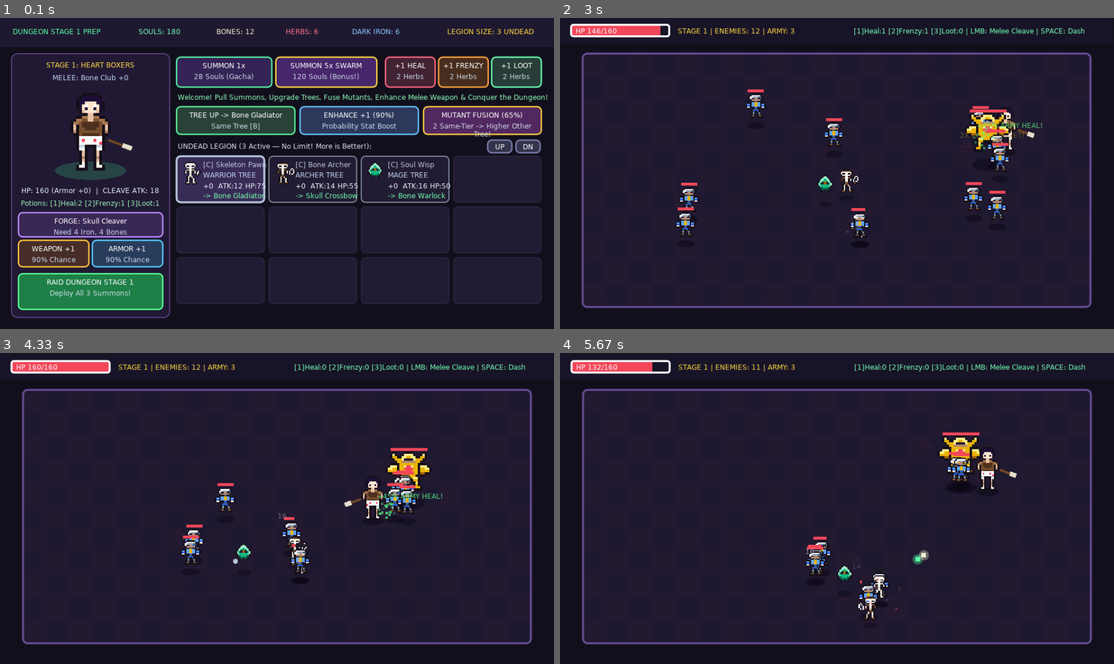
Above: before the commit, frames 1-4 (two rows, left to right).
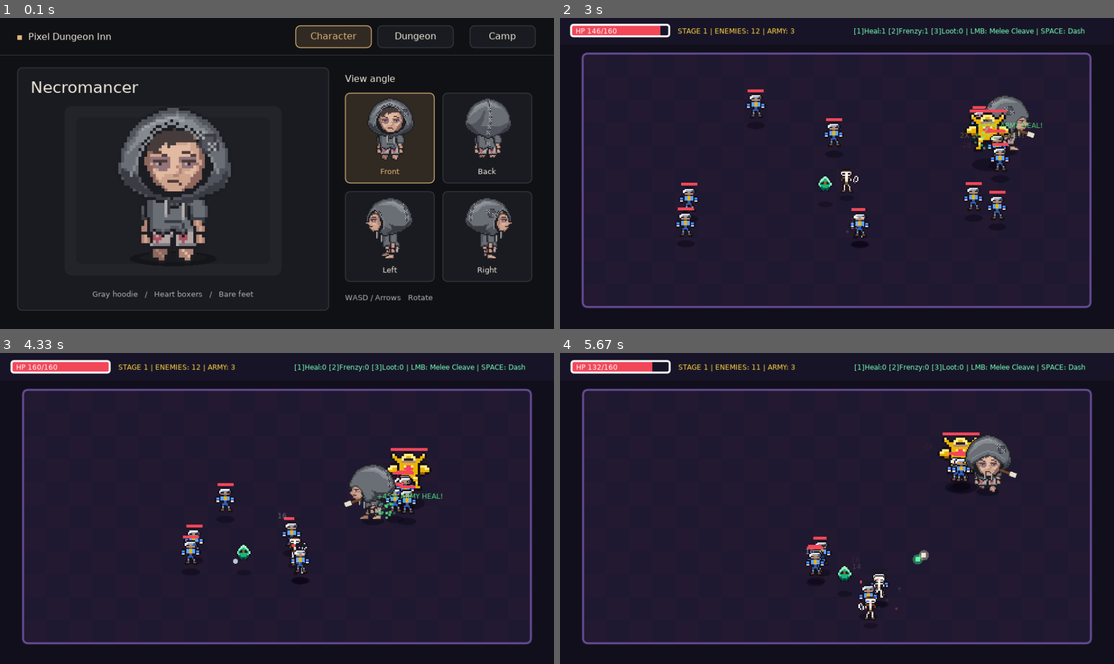
Above: after the commit, the same moments.

Repository: ohbahn85-cyber/pixel-dungeon-inn
Game: LÖVE game, started from game/main.lua
Two runs of this game, one before a commit and one after it. Both use one fixed random seed, a clock stepped at 60 frames per second and the inputs below.
Inputs (mouse positions are in pixels of both pictures, inside the frame that each line leads up to):
- Up to frame 1 (0.1 s): no input
- Up to frame 2 (3 s): tap Enter at 0.33 s; click (1064, 36) at 0.72 s, where only the run after the commit has a clickable "Camp"; click "RAID DUNGEON STAGE 1" at 1.05 s; hold Space 1.33-1.8 s; hold Right 1.33-1.8 s; move the mouse to (837, 192) at 1.37 s; hold D 1.83-2.3 s; hold Up 2.33-2.63 s; tap 3 at 2.48 s; hold D from 2.67 s (still down); tap 1 at 2.82 s
- Up to frame 3 (4.33 s): release D at 3.13 s; hold Left 3.17-3.7 s; tap 2 at 3.32 s; hold S 3.73-4.03 s; tap 3 at 3.88 s; hold Left from 4.07 s (still down); tap 1 at 4.22 s
- Up to frame 4 (5.67 s): release Left at 4.47 s; hold W 4.5-4.87 s; tap 2 at 4.65 s; hold Right 4.9-5.53 s; tap 3 at 5.05 s; hold S from 5.57 s (still down)

The runs differ from the first frame. In frame 1, 51% of the frame differs, in the area x 0-100%, y 0-97%; in frame 2, 0.6%; in frame 3, 0.9%; in frame 4, 0.9%.

Commit message:
Add starter character and four-direction dungeon walk preview

Diff:
--- /dev/null
+++ b/game/character_preview.lua
@@ -0,0 +1,274 @@
+local Starter = require("starter_character")
+local Preview = {}
+
+local lg = love.graphics
+local screen = "character"
+local portraitDirection = "down"
+local walker = { x = 240, y = 175, direction = "down", frame = 0, distance = 0 }
+local preferredDirection = "down"
+local room, headingFont, labelFont, smallFont
+
+local width, height = 960, 540
+local roomBounds = { left = 58, top = 98, right = 422, bottom = 237 }
+local tabs = {
+    { id = "character", label = "Character", x = 512, width = 132 },
+    { id = "dungeon", label = "Dungeon", x = 654, width = 132 },
+    { id = "camp", label = "Camp", x = 814, width = 114 },
+}
+local views = {
+    { id = "down", label = "Front", x = 598, y = 130 },
+    { id = "up", label = "Back", x = 767, y = 130 },
+    { id = "left", label = "Left", x = 598, y = 301 },
+    { id = "right", label = "Right", x = 767, y = 301 },
+}
+local directionLabels = { down = "Down", up = "Up", left = "Left", right = "Right" }
+
+local color = {
+    background = { 0.064, 0.068, 0.082 },
+    surface = { 0.10, 0.106, 0.126 },
+    raised = { 0.135, 0.142, 0.166 },
+    line = { 0.217, 0.226, 0.258 },
+    selected = { 0.195, 0.167, 0.136 },
+    accent = { 0.88, 0.71, 0.48 },
+    text = { 0.94, 0.91, 0.86 },
+    muted = { 0.67, 0.69, 0.72 },
+}
+
+local function filled(tint, x, y, w, h, radius)
+    lg.setColor(tint)
+    lg.rectangle("fill", x, y, w, h, radius, radius)
+end
+
+local function panel(x, y, w, h, active)
+    filled(active and color.selected or color.surface, x, y, w, h, 8)
+    lg.setColor(active and color.accent or color.line)
+    lg.rectangle("line", x + 0.5, y + 0.5, w - 1, h - 1, 8, 8)
+end
+
+local function text(value, font, tint, x, y)
+    lg.setFont(font)
+    lg.setColor(tint)
+    lg.print(value, x, y)
+end
+
+local function centered(value, font, tint, x, y, w)
+    lg.setFont(font)
+    lg.setColor(tint)
+    lg.printf(value, x, y, w, "center")
+end
+
+local function inside(x, y, left, top, w, h)
+    return x >= left and x < left + w and y >= top and y < top + h
+end
+
+local function buildRoom()
+    local previousCanvas = lg.getCanvas()
+    lg.setCanvas(room)
+    lg.clear(0.075, 0.074, 0.093, 1)
+    filled({ 0.12, 0.115, 0.136 }, 35, 41, 410, 211)
+    filled({ 0.23, 0.218, 0.238 }, 45, 42, 390, 40)
+    filled({ 0.167, 0.158, 0.184 }, 46, 81, 388, 164)
+
+    -- Staggered flagstones, with a small variation in texture and brightness.
+    lg.setScissor(46, 82, 388, 164)
+    for row = 0, 8 do
+        for col = -1, 12 do
+            local x = 46 + col * 36 + (row % 2) * 18
+            local y = 82 + row * 20
+            local variation = (col * 23 + row * 47) % 7 / 260
+            local base = 0.19 + variation
+            filled({ base, base - 0.012, base + 0.012 }, x, y, 35, 19)
+            filled({ base + 0.037, base + 0.026, base + 0.047 }, x + 1, y + 1, 33, 1)
+            filled({ base - 0.028, base - 0.038, base - 0.021 }, x + 2, y + 17, 32, 1)
+            if (row * 5 + col * 7) % 4 == 0 then
+                lg.setColor(base - 0.04, base - 0.05, base - 0.035)
+                lg.line(x + 19, y + 8, x + 24, y + 8, x + 26, y + 10, x + 29, y + 10)
+            end
+        end
+    end
+    lg.setScissor()
+
+    -- Dais, low masonry rails, and a closed doorway on the far wall.
+    filled({ 0.122, 0.113, 0.135 }, 45, 42, 390, 16)
+    for col = 0, 11 do
+        local x = 47 + col * 32
+        filled({ 0.281, 0.263, 0.286 }, x, 44, 30, 7)
+        filled({ 0.203, 0.192, 0.219 }, x, 53, 30, 23)
+        filled({ 0.237, 0.221, 0.247 }, x + 2, 54, 25, 1)
+        filled({ 0.151, 0.142, 0.167 }, x, 75, 30, 3)
+    end
+    filled({ 0.33, 0.304, 0.316 }, 212, 51, 56, 33)
+    filled({ 0.112, 0.104, 0.126 }, 217, 55, 46, 29)
+    filled({ 0.147, 0.127, 0.141 }, 221, 57, 38, 26)
+    for col = 0, 3 do
+        filled({ 0.199, 0.166, 0.17 }, 222 + col * 9, 57, 1, 25)
+    end
+    filled({ 0.274, 0.245, 0.25 }, 207, 83, 66, 4)
+    filled({ 0.236, 0.219, 0.231 }, 205, 87, 70, 4)
+    filled({ 0.201, 0.177, 0.185 }, 206, 91, 68, 3)
+
+    for _, x in ipairs({ 37, 432 }) do
+        filled({ 0.288, 0.264, 0.282 }, x, 46, 11, 201)
+        filled({ 0.212, 0.198, 0.220 }, x + 3, 49, 6, 194)
+        for y = 52, 231, 20 do
+            filled({ 0.146, 0.137, 0.16 }, x, y, 11, 2)
+        end
+    end
+    filled({ 0.332, 0.296, 0.301 }, 37, 245, 406, 2)
+    filled({ 0.262, 0.233, 0.248 }, 37, 247, 406, 4)
+    filled({ 0.145, 0.131, 0.154 }, 38, 251, 404, 3)
+
+    for _, x in ipairs({ 130, 350 }) do
+        for radius = 38, 14, -4 do
+            lg.setColor(0.89, 0.51, 0.24, 0.027)
+            lg.ellipse("fill", x, 76, radius, radius * 0.64)
+        end
+        filled({ 0.43, 0.28, 0.20 }, x - 3, 63, 7, 11)
+        filled({ 0.25, 0.18, 0.16 }, x - 5, 68, 11, 3)
+    end
+
+    lg.setCanvas(previousCanvas)
+end
+
+function Preview.load()
+    headingFont = lg.newFont(28)
+    labelFont = lg.newFont(16)
+    smallFont = lg.newFont(13)
+    for _, font in ipairs({ headingFont, labelFont, smallFont }) do
+        font:setFilter("linear", "linear")
+    end
+    room = lg.newCanvas(width / 2, height / 2)
+    room:setFilter("nearest", "nearest")
+    buildRoom()
+end
+
+local function changeScreen(nextScreen)
+    screen = nextScreen
+    walker.frame, walker.distance = 0, 0
+    preferredDirection = walker.direction
+end
+
+function Preview.open()
+    changeScreen("character")
+end
+
+function Preview.keypressed(key)
+    local direction = Starter.directionForKey(key)
+    if screen == "character" then
+        if direction then portraitDirection = direction end
+        if key == "return" then changeScreen("dungeon") end
+    elseif key == "escape" then
+        changeScreen("character")
+    elseif direction then
+        preferredDirection = direction
+    end
+end
+
+function Preview.mousepressed(x, y)
+    for _, tab in ipairs(tabs) do
+        if inside(x, y, tab.x, 13, tab.width, 39) then
+            if tab.id == "camp" then return "camp" end
+            if screen ~= tab.id then changeScreen(tab.id) end
+            return
+        end
+    end
+    if screen == "character" then
+        for _, view in ipairs(views) do
+            if inside(x, y, view.x, view.y, 155, 157) then portraitDirection = view.id end
+        end
+    end
+end
+
+function Preview.update(dt)
+    if screen ~= "dungeon" then return end
+
+    local dx, dy = Starter.movementInput()
+    walker.direction = Starter.facing(dx, dy, preferredDirection)
+    local x = math.max(roomBounds.left, math.min(roomBounds.right, walker.x + dx * 72 * dt))
+    local y = math.max(roomBounds.top, math.min(roomBounds.bottom, walker.y + dy * 61 * dt))
+    local movedX, movedY = x - walker.x, y - walker.y
+    walker.x, walker.y = x, y
+    local distance = math.sqrt(movedX * movedX + movedY * movedY)
+    if distance > 0 then
+        walker.distance = walker.distance + distance
+        walker.frame = Starter.walkFrame(walker.distance)
+    else
+        walker.distance, walker.frame = 0, 0
+    end
+    if dx == 0 and dy == 0 then preferredDirection = walker.direction end
+end
+
+local function drawHeader()
+    filled(color.background, 0, 0, width, 65)
+    filled(color.line, 0, 64, width, 1)
+    filled(color.accent, 30, 30, 8, 8)
+    text("Pixel Dungeon Inn", labelFont, color.text, 49, 23)
+
+    for _, tab in ipairs(tabs) do
+        local selected = screen == tab.id
+        panel(tab.x, 13, tab.width, 39, selected)
+        centered(tab.label, labelFont, selected and color.accent or color.text,
+            tab.x, 22, tab.width)
+    end
+end
+
+local function drawCharacter()
+    lg.clear(color.background[1], color.background[2], color.background[3], 1)
+    panel(30, 86, 540, 422, false)
+    filled(color.raised, 112, 153, 376, 294, 12)
+    filled({ 0.117, 0.123, 0.145 }, 132, 173, 336, 254, 9)
+    lg.setColor(0.083, 0.086, 0.101)
+    lg.ellipse("fill", 300, 418, 76, 13)
+    lg.setColor(0.102, 0.106, 0.121)
+    lg.ellipse("fill", 300, 416, 58, 8)
+
+    text("Necromancer", headingFont, color.text, 53, 104)
+    lg.setColor(1, 1, 1, 1)
+    Starter.drawPortrait(portraitDirection, 300, 416, 5)
+    centered("Gray hoodie   /   Heart boxers   /   Bare feet", smallFont, color.muted, 45, 471, 510)
+
+    text("View angle", labelFont, color.text, 598, 96)
+    for _, view in ipairs(views) do
+        local active = view.id == portraitDirection
+        panel(view.x, view.y, 155, 157, active)
+        lg.setColor(1, 1, 1, 1)
+        Starter.drawPortrait(view.id, view.x + 78, view.y + 114, 2)
+        centered(view.label, smallFont, active and color.accent or color.text,
+            view.x, view.y + 128, 155)
+    end
+    text("WASD / Arrows   Rotate", smallFont, color.muted, 598, 477)
+end
+
+local function drawDungeon(time)
+    lg.setColor(1, 1, 1, 1)
+    lg.draw(room, 0, 0, 0, 2, 2)
+
+    lg.push()
+    lg.scale(2, 2)
+    for index, x in ipairs({ 130, 350 }) do
+        local flicker = math.floor(time * 8 + index * 3) % 4
+        filled({ 0.68, 0.29, 0.13 }, x - 2, 58 - flicker, 5, 9 + flicker)
+        filled({ 0.94, 0.56, 0.23 }, x - 1, 59 - flicker, 3, 7 + flicker)
+        filled({ 1.0, 0.74, 0.36 }, x, 61 - flicker, 1, 5 + flicker)
+    end
+    local x, y = math.floor(walker.x + 0.5), math.floor(walker.y + 0.5)
+    lg.setColor(0.074, 0.065, 0.083, 0.60)
+    lg.ellipse("fill", x, y + 1, 13, 4)
+    lg.setColor(1, 1, 1, 1)
+    Starter.drawWalk(walker.direction, walker.frame, x, y, 1)
+    lg.pop()
+
+    filled(color.background, 0, 511, width, 29)
+    text("WASD / Arrows   Walk", smallFont, color.text, 30, 518)
+    text("Esc   Character", smallFont, color.muted, 216, 518)
+    text("Facing: " .. directionLabels[walker.direction], smallFont, color.accent, 819, 518)
+end
+
+function Preview.draw(time)
+    lg.push("all")
+    if screen == "character" then drawCharacter() else drawDungeon(time) end
+    drawHeader()
+    lg.pop()
+end
+
+return Preview
--- a/game/conf.lua
+++ b/game/conf.lua
@@ -3,7 +3,7 @@
     t.version = "11.3"
     t.console = false
 
-    t.window.title = "New Love2D + Lua Project"
+    t.window.title = "Pixel Dungeon Inn"
     t.window.width = 960
     t.window.height = 540
     t.window.resizable = false
--- a/game/main.lua
+++ b/game/main.lua
@@ -10,10 +10,13 @@
 --    - Crafting (Potions from Herbs, Melee Weapons from Dark Iron)
 --    - Probability Enhancement (+1, +2... with decreasing success chance!)
 
+local Starter = require("starter_character")
+local CharacterPreview = require("character_preview")
+
 local necroImg, summonsImg, enemiesImg
 local necroQuads, summonQuads, enemyQuads = {}, {}, {}
 
-local mode = "camp" -- "camp" | "battle" | "victory" | "gameover"
+local mode = "preview" -- "preview" | "camp" | "battle" | "victory" | "gameover"
 local dungeonStage = 1
 local timeAcc = 0
 local shakeTimer, shakeMag = 0, 0
@@ -52,6 +55,9 @@
     weaponEnhance = 0, -- 확률 강화 수치 (+0, +1, +2 ...)
     armorEnhance = 0,  -- 갑옷 확률 강화 수치
     facing = 1,
+    direction = "down",
+    walkDistance = 0,
+    walkFrame = 0,
     swingTimer = 0,
     swingDuration = 0.20,
     swingAngle = 0,
@@ -184,6 +190,9 @@
     math.randomseed(os.time())
     love.graphics.setDefaultFilter("nearest", "nearest")
     love.graphics.setBackgroundColor(0.07, 0.06, 0.11)
+
+    Starter.load()
+    CharacterPreview.load()
 
     necroImg = love.graphics.newImage("assets/necromancer_stages.png")
     local nw, nh = necroImg:getDimensions()
@@ -462,6 +471,7 @@
     necro.maxHp = maxHp
     necro.hp = maxHp
     necro.x, necro.y = 480, 290
+    necro.direction, necro.walkFrame, necro.walkDistance = "down", 0, 0
     necro.swingTimer = 0
     necro.swingCooldown = 0
     necro.dashTimer = 0
@@ -602,29 +612,33 @@
     necro.frenzyTimer = math.max(0, necro.frenzyTimer - dt)
     necro.soulBoostTimer = math.max(0, necro.soulBoostTimer - dt)
 
-    local dx, dy = 0, 0
-    if love.keyboard.isDown("w", "up") then dy = dy - 1 end
-    if love.keyboard.isDown("s", "down") then dy = dy + 1 end
-    if love.keyboard.isDown("a", "left") then dx = dx - 1 end
-    if love.keyboard.isDown("d", "right") then dx = dx + 1 end
-    if dx ~= 0 or dy ~= 0 then
-        local len = math.sqrt(dx * dx + dy * dy)
-        dx, dy = dx / len, dy / len
-        if dx ~= 0 then necro.facing = (dx > 0) and 1 or -1 end
-    end
-
-    if necro.dashTimer > 0 then
+    local dx, dy = Starter.movementInput()
+    if dx ~= 0 then necro.facing = dx > 0 and 1 or -1 end
+    local oldX, oldY = necro.x, necro.y
+    local dashing = necro.dashTimer > 0
+
+    if dashing then
         necro.dashTimer = necro.dashTimer - dt
+        necro.direction = Starter.facing(necro.dashDx, necro.dashDy, necro.direction)
         necro.x = necro.x + necro.dashDx * 540 * dt
         necro.y = necro.y + necro.dashDy * 540 * dt
-        table.insert(necro.afterimages, { x = necro.x, y = necro.y, life = 0.20 })
+        table.insert(necro.afterimages, { x = necro.x, y = necro.y, direction = necro.direction, life = 0.20 })
     else
+        necro.direction = Starter.facing(dx, dy, necro.direction)
         necro.x = necro.x + dx * 190 * dt
         necro.y = necro.y + dy * 190 * dt
     end
 
     necro.x = math.max(54, math.min(906, necro.x))
     necro.y = math.max(84, math.min(495, necro.y))
+    local movedX, movedY = necro.x - oldX, necro.y - oldY
+    local distance = math.sqrt(movedX * movedX + movedY * movedY)
+    if distance > 0 and not dashing then
+        necro.walkDistance = necro.walkDistance + distance / 2
+        necro.walkFrame = Starter.walkFrame(necro.walkDistance)
+    else
+        necro.walkDistance, necro.walkFrame = 0, 0
+    end
 
     for i = #necro.afterimages, 1, -1 do
         necro.afterimages[i].life = necro.afterimages[i].life - dt
@@ -836,6 +850,10 @@
 function love.update(dt)
     timeAcc = timeAcc + dt
     if shakeTimer > 0 then shakeTimer = math.max(0, shakeTimer - dt) end
+    if mode == "preview" then
+        CharacterPreview.update(dt)
+        return
+    end
     if mode == "battle" then updateBattle(dt) end
 
     for i = #particles, 1, -1 do
@@ -851,21 +869,19 @@
 end
 
 function love.keypressed(key)
-    if mode == "battle" then
+    if mode == "preview" then
+        CharacterPreview.keypressed(key)
+    elseif mode == "camp" and key == "c" then
+        CharacterPreview.open()
+        mode = "preview"
+    elseif mode == "battle" then
         if key == "space" or key == "lshift" then
             if necro.dashCooldown <= 0 then
-                local dx, dy = 0, 0
-                if love.keyboard.isDown("w", "up") then dy = dy - 1 end
-                if love.keyboard.isDown("s", "down") then dy = dy + 1 end
-                if love.keyboard.isDown("a", "left") then dx = dx - 1 end
-                if love.keyboard.isDown("d", "right") then dx = dx + 1 end
+                local dx, dy = Starter.movementInput()
                 if dx == 0 and dy == 0 then
                     local mx, my = love.mouse.getPosition()
                     local ang = math.atan2(my - necro.y, mx - necro.x)
                     dx, dy = math.cos(ang), math.sin(ang)
-                else
-                    local len = math.sqrt(dx * dx + dy * dy)
-                    dx, dy = dx / len, dy / len
                 end
                 necro.dashDx, necro.dashDy = dx, dy
                 necro.dashTimer = 0.14
@@ -892,7 +908,14 @@
 function love.mousepressed(x, y, button)
     if button ~= 1 then return end
 
-    if mode == "camp" then
+    if mode == "preview" then
+        if CharacterPreview.mousepressed(x, y) == "camp" then mode = "camp" end
+    elseif mode == "camp" then
+        if inRect(x, y, 50, 270, 214, 22) then
+            CharacterPreview.open()
+            mode = "preview"
+            return
+        end
         -- 좌측: 네크로맨서 근접 무기 제작 / 무기 확률강화 / 갑옷 확률강화 / 던전 출정
         if inRect(x, y, 32, 338, 250, 42) then craftNextMeleeWeapon(); return end
         if inRect(x, y, 32, 386, 122, 46) then enhanceNecroWeapon(); return end
@@ -1026,8 +1049,13 @@
     love.graphics.setColor(0.25, 0.95, 0.55, 0.20)
     love.graphics.ellipse("fill", 157, 265, 62, 16)
     love.graphics.setColor(1, 1, 1, 1)
-    love.graphics.draw(necroImg, necroQuads[necro.stage], 157, math.floor(265 + bob), 0, 5, 5, 12, 28)
-    drawNecroMeleeWeapon(157, 265 + bob, 3.8, 0)
+    if necro.stage == 1 then
+        Starter.drawPortrait("down", 157, math.floor(263 + bob), 3)
+    else
+        love.graphics.draw(necroImg, necroQuads[necro.stage], 157, math.floor(265 + bob), 0, 5, 5, 12, 28)
+        drawNecroMeleeWeapon(157, 265 + bob, 3.8, 0)
+    end
+    drawBtn(50, 270, 214, 22, "CHARACTER / WALK TEST [C]", nil, {0.16, 0.15, 0.23}, {0.52, 0.47, 0.64})
 
     love.graphics.setColor(0.90, 0.94, 0.98, 1)
     love.graphics.printf("HP: " .. maxHp .. " (Armor +" .. necro.armorEnhance .. ")  |  CLEAVE ATK: " .. atk, 20, 292, 274, "center")
@@ -1170,7 +1198,11 @@
     -- 대시 잔상
     for _, af in ipairs(necro.afterimages) do
         love.graphics.setColor(0.35, 1.0, 0.65, af.life * 2.2)
-        love.graphics.draw(necroImg, necroQuads[necro.stage], af.x, af.y, 0, 2.8 * necro.facing, 2.8, 12, 28)
+        if necro.stage == 1 then
+            Starter.drawWalk(af.direction, 0, af.x, af.y, 2)
+        else
+            love.graphics.draw(necroImg, necroQuads[necro.stage], af.x, af.y, 0, 2.8 * necro.facing, 2.8, 12, 28)
+        end
     end
 
     -- 깊이 정렬 렌더링
@@ -1184,7 +1216,12 @@
             love.graphics.setColor(0.04, 0.03, 0.08, 0.5)
             love.graphics.ellipse("fill", necro.x, necro.y + 2, 20, 7)
             love.graphics.setColor(1, 1, 1, 1)
-            love.graphics.draw(necroImg, necroQuads[necro.stage], math.floor(necro.x), math.floor(necro.y), 0, 2.8 * necro.facing, 2.8, 12, 28)
+            local x, y = math.floor(necro.x), math.floor(necro.y)
+            if necro.stage == 1 then
+                Starter.drawWalk(necro.direction, necro.walkFrame, x, y, 2)
+            else
+                love.graphics.draw(necroImg, necroQuads[necro.stage], x, y, 0, 2.8 * necro.facing, 2.8, 12, 28)
+            end
             drawNecroMeleeWeapon(necro.x, necro.y, 2.6, necro.swingTimer / necro.swingDuration)
         elseif item.kind == "summon" then
             local s = item.ref
@@ -1231,6 +1268,10 @@
 end
 
 function love.draw()
+    if mode == "preview" then
+        CharacterPreview.draw(timeAcc)
+        return
+    end
     love.graphics.push()
     if shakeTimer > 0 then
         love.graphics.translate((math.random() - 0.5) * shakeMag, (math.random() - 0.5) * shakeMag)
--- /dev/null
+++ b/game/starter_character.lua
@@ -0,0 +1,62 @@
+local Starter = {}
+
+local directions = { "down", "left", "right", "up" }
+local directionKeys = {
+    s = "down", down = "down",
+    a = "left", left = "left",
+    d = "right", right = "right",
+    w = "up", up = "up",
+}
+local width, height = 56, 64
+local originX, originY = 28, 56
+local walkFrames = 8
+local image
+local portraits, walking = {}, {}
+
+function Starter.load()
+    image = love.graphics.newImage("assets/starter_character.png")
+    local imageWidth, imageHeight = image:getDimensions()
+    for i, direction in ipairs(directions) do
+        portraits[direction] = love.graphics.newQuad((i - 1) * width, 0, width, height, imageWidth, imageHeight)
+        walking[direction] = {}
+        for frame = 0, walkFrames do
+            walking[direction][frame] = love.graphics.newQuad(frame * width, i * height, width, height, imageWidth, imageHeight)
+        end
+    end
+end
+
+function Starter.directionForKey(key)
+    return directionKeys[key]
+end
+
+function Starter.movementInput()
+    local x, y = 0, 0
+    if love.keyboard.isDown("a", "left") then x = x - 1 end
+    if love.keyboard.isDown("d", "right") then x = x + 1 end
+    if love.keyboard.isDown("w", "up") then y = y - 1 end
+    if love.keyboard.isDown("s", "down") then y = y + 1 end
+    local length = math.sqrt(x * x + y * y)
+    if length > 0 then return x / length, y / length end
+    return 0, 0
+end
+
+function Starter.facing(x, y, preferred)
+    local horizontal = x < 0 and "left" or x > 0 and "right"
+    local vertical = y < 0 and "up" or y > 0 and "down"
+    if preferred == horizontal or preferred == vertical then return preferred end
+    return horizontal or vertical or preferred
+end
+
+function Starter.walkFrame(distance)
+    return math.floor(distance / 4.5) % walkFrames + 1
+end
+
+function Starter.drawPortrait(direction, x, y, scale)
+    love.graphics.draw(image, portraits[direction], x, y, 0, scale, scale, originX, originY)
+end
+
+function Starter.drawWalk(direction, frame, x, y, scale)
+    love.graphics.draw(image, walking[direction][frame], x, y, 0, scale, scale, originX, originY)
+end
+
+return Starter
Binary file added: game/assets/starter_character.png
